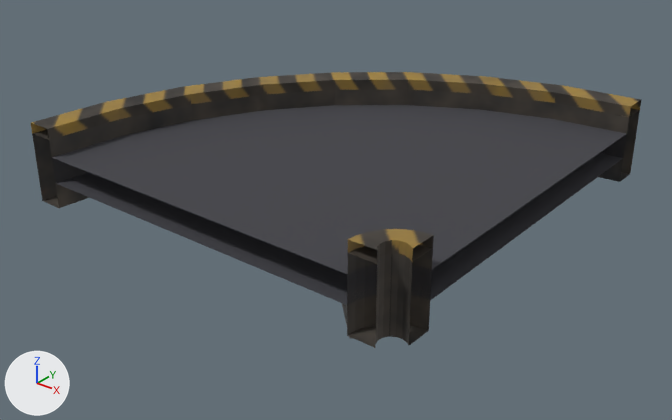
The glTF model arte/modelos/logistica/esteira/esteira_curva_dir/esteira_curva_dir.glb, before and after one commit.
The view is the same before and after, from a camera (50 mm lens) standing at (1.222, -1.557, 0.926) and looking at (0.035, -0.074, 0.006). Lighting does not change. The marker at lower left points along +X, +Y and +Z. The first picture is the older version. Vertices at exactly the same position are counted once.

Names of what the first picture shows: 'esteira_curva_dir'.
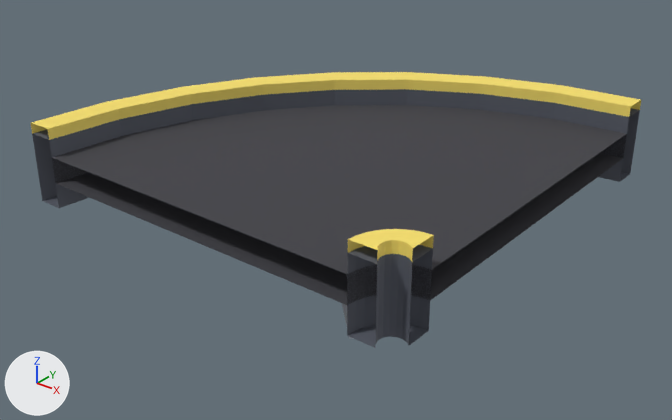
The change, as a diff of the scene's bpy script:
```diff
--- a/arte/modelos/logistica/esteira/esteira_curva_dir/esteira_curva_dir.glb.py
+++ b/arte/modelos/logistica/esteira/esteira_curva_dir/esteira_curva_dir.glb.py
@@ mat_p_faixa @@
+mat_p_faixa = principled_material('P_Faixa')
+mat_p_faixa.base_color = (0.95, 0.75, 0.15)  # yellow #f9e16c
+mat_p_faixa.roughness = 0.7
@@ mat_p_metal @@
+mat_p_metal = principled_material('P_Metal')
+mat_p_metal.base_color = (0.42, 0.46, 0.52)  # light grey #adb5bf
+mat_p_metal.metallic = 0.3
@@ mat_p_escuro @@
+mat_p_escuro = principled_material('P_Escuro')
+mat_p_escuro.base_color = (0.1, 0.11, 0.14)  # dark grey #595d69
+mat_p_escuro.roughness = 0.7
@@ me_esteira_curva_dir_corpo @@
 me_esteira_curva_dir_corpo.from_pydata(...)  # 152 vertices, 300 faces; spans x -0.46..0.5, y -0.5..0.46, z 0.0..0.225
 # used by ob_esteira_curva_dir; location = (0.0, 0.0, 0.0)
+# me_esteira_curva_dir_corpo part 1: 128 of the faces centred in x -0.454..0.497, y -0.497..0.454, z 0.04..0.2 switch from mat_esteira_curva_dir_tex (picture img_esteira_curva_dir_tex) to mat_p_escuro (dark grey #595d69)
+# me_esteira_curva_dir_corpo part 2: 4 of the faces centred in x 0.194..0.278, y -0.278..-0.194, z 0.0..0.1 switch from mat_esteira_curva_dir_tex (picture img_esteira_curva_dir_tex) to mat_p_metal (light grey #adb5bf)
+# me_esteira_curva_dir_corpo part 3: all 96 faces centred in x -0.454..0.497, y -0.497..0.454, z 0.208..0.225 switch from mat_esteira_curva_dir_tex (picture img_esteira_curva_dir_tex) to mat_p_faixa (yellow #f9e16c)
+# me_esteira_curva_dir_corpo part 4: texture (UV) coordinates of 300 of 300 faces, centred in x -0.454..0.497, y -0.497..0.454, z 0.0..0.225, changed; they spanned u 0.0..1.0, v 0.0..1.0 and now span u 0.0..1.0, v 0.0..0.78
 me_esteira_curva_dir_corpo.materials.append(mat_p_esteira)
```

Location of each change, [x1, y1, x2, y2] in pixels of the pictures (672 x 420 px):
'esteira_curva_dir', recoloured, surface changed (lighter)
    both: [31, 72, 641, 348]
part 1 of me_esteira_curva_dir_corpo, recoloured
    both: [32, 89, 640, 348]
part 2 of me_esteira_curva_dir_corpo, recoloured
    both: [342, 274, 350, 338]
part 3 of me_esteira_curva_dir_corpo, recoloured
    both: [31, 72, 641, 261]
part 4 of me_esteira_curva_dir_corpo, surface changed (lighter)
    both: [31, 72, 641, 348]
